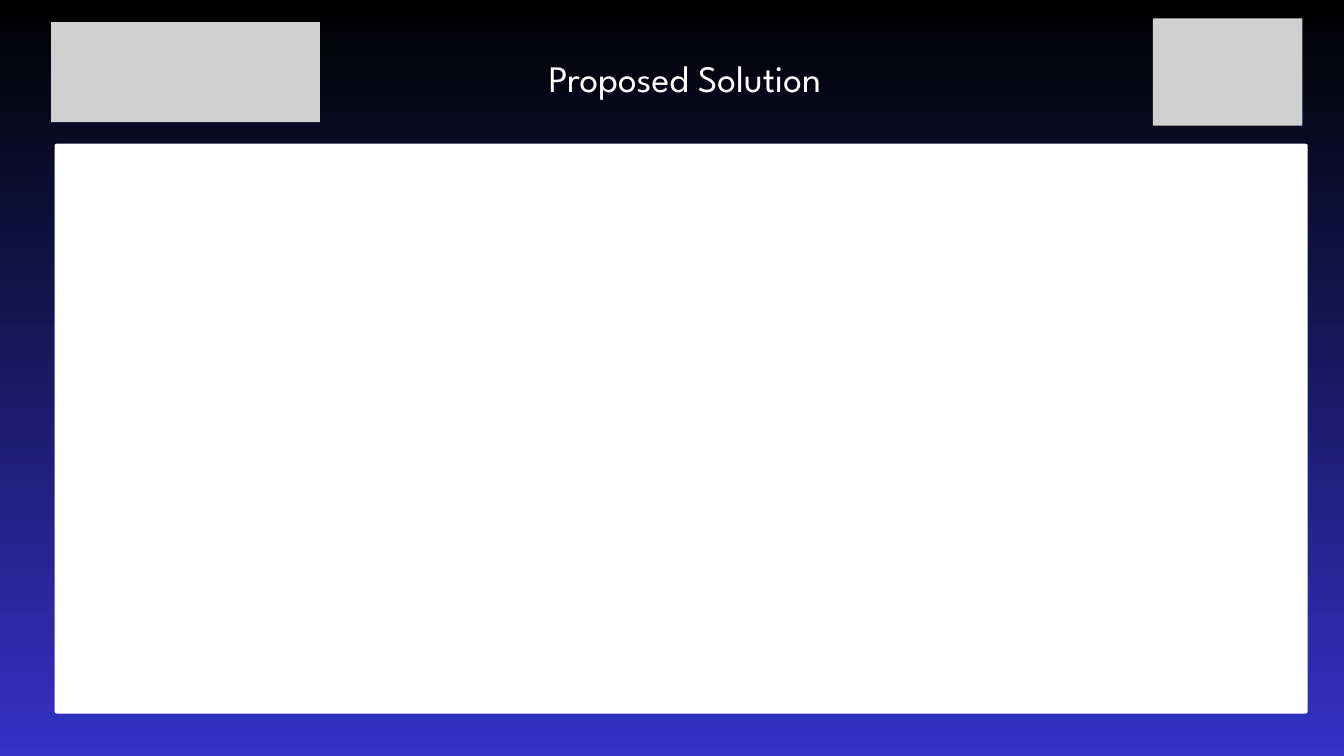
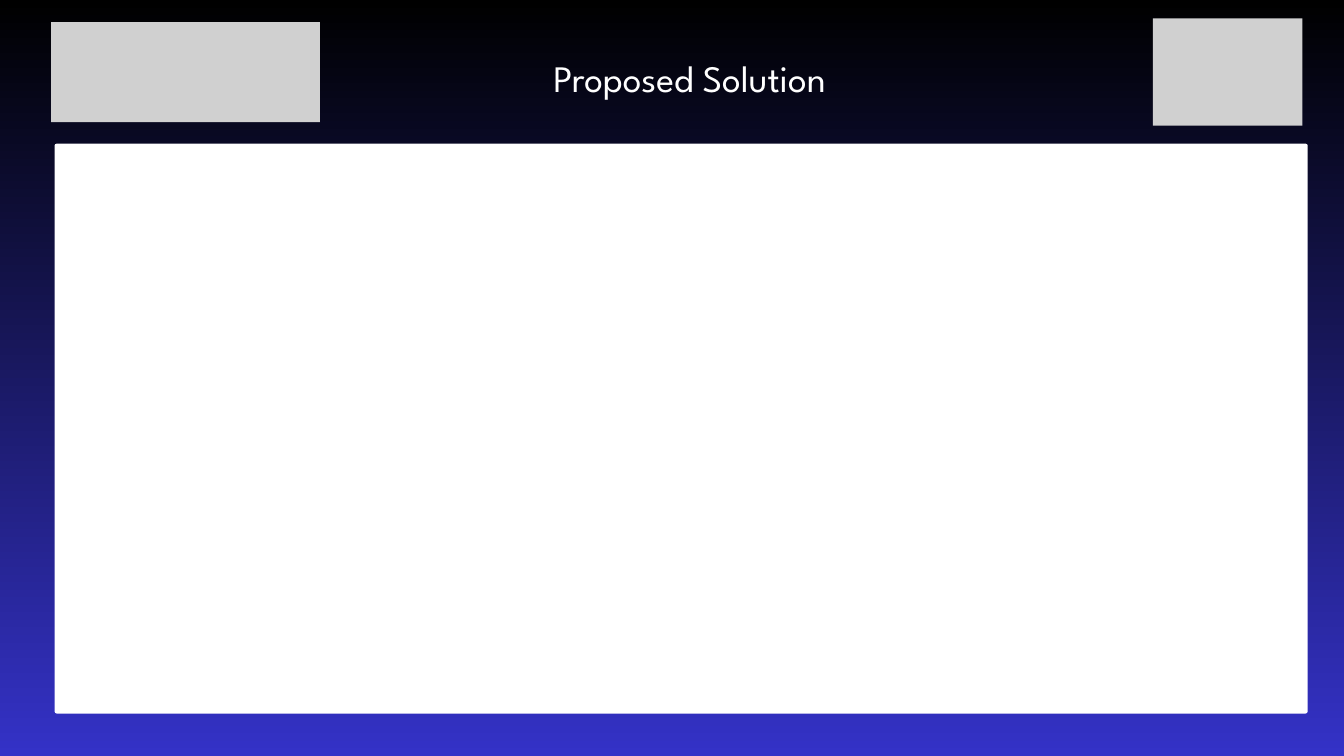
Before and after one commit to Balaji2424-sys/IEEE-SVC---IdeaRun-2026, a slide deck: slide 4 of assets/templates/IdeaRun2026-PPT-Template.pptx. Drawn at 1344x756 pixels with LibreOffice and Linux fonts; fonts in the diff are those of the drawing; grey boxes stand for pictures; background and template pictures are left out. Boxes give left, top, right and bottom in pixels: in the first picture for what was removed or moved away, otherwise in the second. Text is boxed around its words. In the diff, an @@ line names an element or a change of style, - is before the commit and + after.

```diff
--- a/assets/templates/IdeaRun2026-PPT-Template.pptx
+++ b/assets/templates/IdeaRun2026-PPT-Template.pptx
@@ text "Proposed Solution": place and size @@
-text "Proposed Solution" at [549, 66, 821, 100]
+text "Proposed Solution" at [553, 66, 826, 100]
```
Also in this commit, not shown: 6 other slides changed.
